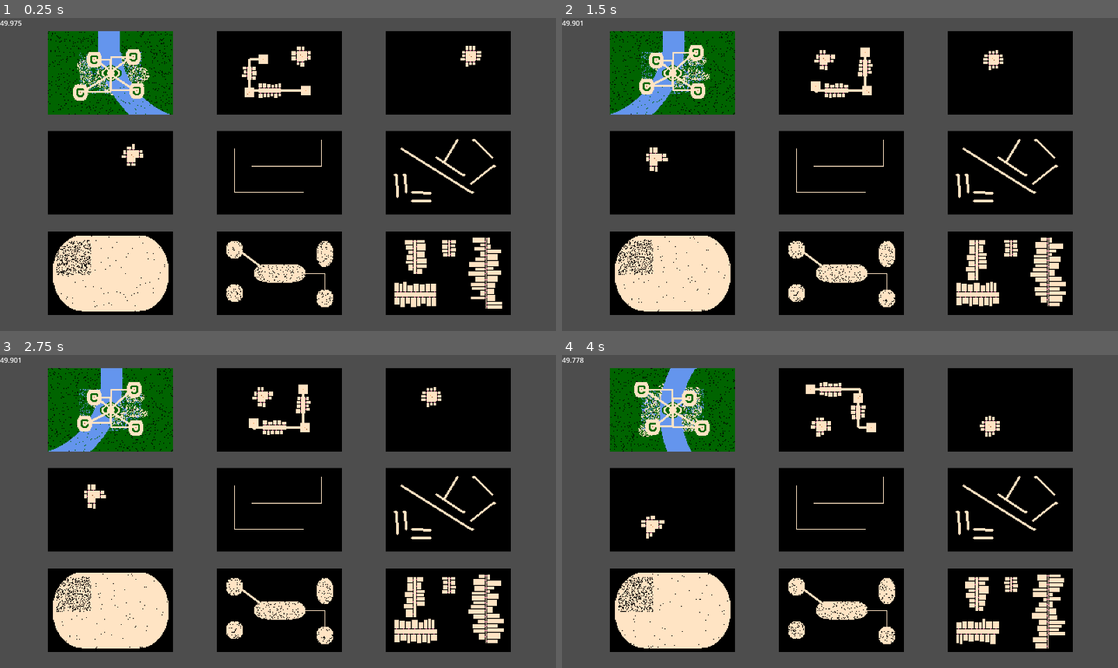
Above: before the commit, frames 1-4 (two rows, left to right).
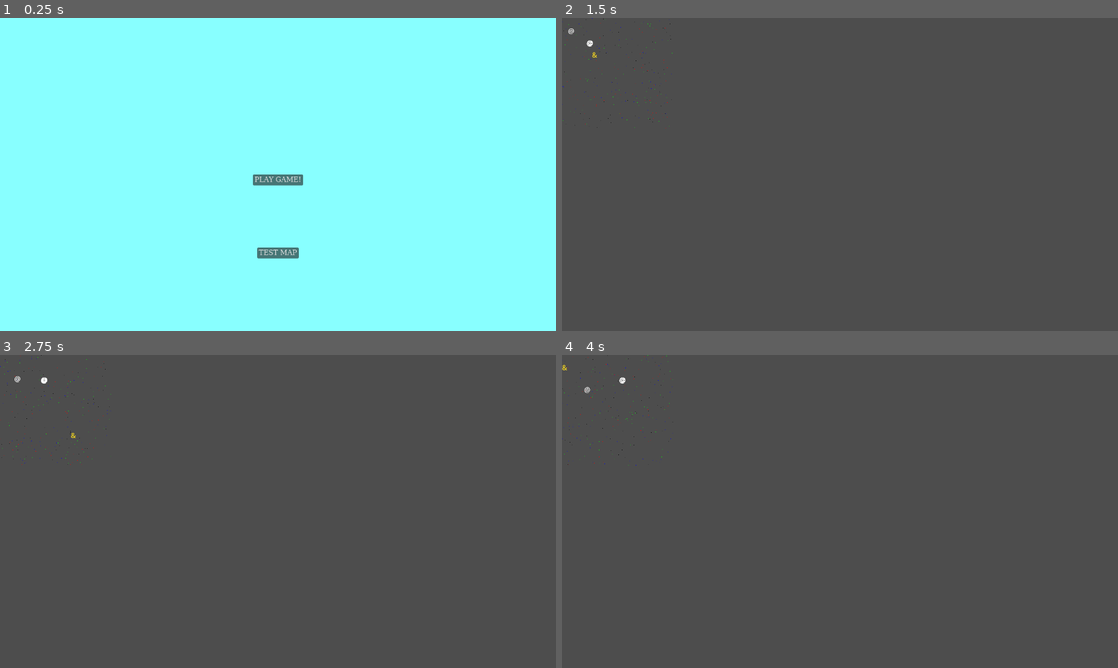
Above: after the commit, the same moments.

Repository: langel/ipsylial
Game: Godot game, scene res://scenes/main.tscn
Same seed, same stepped clock (60 frames per second), same inputs: the game is played once before the commit and once after it. Before the commit the project starts from res://scenes/9_level_dungeon_gen.tscn.
Inputs (mouse positions are in pixels of both pictures, inside the frame that each line leads up to):
- Up to frame 1 (0.25 s): no input
- Up to frame 2 (1.5 s): click (840, 180) at 0.5 s, where only the run after the commit has a clickable "PLAY GAME!"; move the mouse to (962, 158) at 1.27 s; hold D (move_right) from 1.28 s (still down); tap Space (space) at 1.35 s
- Up to frame 3 (2.75 s): tap Enter at 2 s; move the mouse to (166, 527) at 2.02 s; release D (move_right) at 2.03 s; hold S (move_down) from 2.03 s (still down); tap Mouse wheel up (zoom_in) at 2.1 s
- Up to frame 4 (4 s): move the mouse to (895, 442) at 2.77 s; release S (move_down) at 2.78 s; hold D (move_right) 2.78-3.53 s; tap Mouse wheel down (zoom_out) at 2.85 s; move the mouse to (812, 574) at 3.52 s; hold W (move_up) from 3.53 s (still down); tap Space (space) at 3.6 s

The runs differ from the first frame. In frame 1, 100% of the frame differs, in the area x 0-100%, y 0-100%; in frame 2, 54%; in frame 3, 54%; in frame 4, 54%.

Commit message:
baddy variety rogues

Diff:
--- a/project.godot
+++ b/project.godot
@@ -11,7 +11,7 @@
 [application]
 
 config/name="ipsylial"
-run/main_scene="res://scenes/9_level_dungeon_gen.tscn"
+run/main_scene="res://scenes/main.tscn"
 config/features=PackedStringArray("4.3", "GL Compatibility")
 boot_splash/bg_color=Color(0.0705882, 0.054902, 0.0823529, 1)
 boot_splash/image="res://assets/loblast logo.png"
--- a/scenes/game.gd
+++ b/scenes/game.gd
@@ -49,18 +49,21 @@
 	drawScore()
 
 func run_ai_turn():
-	await get_tree().create_timer(0.1).timeout
 	for baddy in GameState.baddies:
 		baddy.take_turn()
 		baddy.scene.position = (baddy.grid_position * GameState.TILE_SIZE)
 		baddy.scene.update_state()
-		await get_tree().create_timer(0.05).timeout
 	pass
-	await get_tree().create_timer(0.1).timeout
+	await get_tree().create_timer(0.01).timeout
 
 func drawScore():
 	var label = $CanvasLayer/Label
-	label.text = ("Player turn" if GameState.turn_active else "AI Turn") + "\nTurn: " + str(turn)
+	var game_status_scene = $CanvasLayer/GameStatus
+
+	game_status_scene.display_hp = GameState.hp
+	game_status_scene.display_turn = turn
+	game_status_scene.display_floor = 1
+	game_status_scene.update_labels()
 
 func spawn_baddies():
 	for baddy in GameState.baddies:
--- a/scenes/game.tscn
+++ b/scenes/game.tscn
@@ -1,9 +1,10 @@
-[gd_scene load_steps=7 format=3 uid="uid://bbbnpvmmdiwhf"]
+[gd_scene load_steps=8 format=3 uid="uid://bbbnpvmmdiwhf"]
 
 [ext_resource type="Script" path="res://scenes/game.gd" id="1_0ji46"]
 [ext_resource type="TileSet" uid="uid://daqf1ll8mj4xp" path="res://assets/tile_sets/terrain.tres" id="1_38m8k"]
 [ext_resource type="Texture2D" uid="uid://43wbdu46au5u" path="res://assets/textures/32rogues/monsters.png" id="3_cljvi"]
 [ext_resource type="Script" path="res://scripts/game_camera.gd" id="3_hgn73"]
+[ext_resource type="PackedScene" uid="uid://blr3ak5c1ahh3" path="res://scenes/packed_scenes/game_status.tscn" id="5_cv4yc"]
 
 [sub_resource type="AtlasTexture" id="AtlasTexture_kw4yt"]
 atlas = ExtResource("3_cljvi")
@@ -45,8 +46,13 @@
 
 [node name="CanvasLayer" type="CanvasLayer" parent="."]
 
-[node name="Label" type="Label" parent="CanvasLayer"]
-offset_left = 561.0
-offset_right = 640.0
-offset_bottom = 56.0
-text = "TEST"
+[node name="GameStatus" parent="CanvasLayer" instance=ExtResource("5_cv4yc")]
+anchors_preset = 5
+anchor_left = 0.5
+anchor_right = 0.5
+anchor_bottom = 0.0
+offset_left = -128.0
+offset_right = 128.0
+offset_bottom = 128.0
+grow_vertical = 1
+scale = Vector2(0.75, 0.75)
--- /dev/null
+++ b/scenes/packed_scenes/game_status.tscn
@@ -0,0 +1,51 @@
+[gd_scene load_steps=3 format=3 uid="uid://blr3ak5c1ahh3"]
+
+[ext_resource type="Script" path="res://scripts/game_status_scene.gd" id="1_buhps"]
+[ext_resource type="FontFile" uid="uid://be085hfgmhomb" path="res://assets/fonts/OpenSans-Regular.ttf" id="2_uve48"]
+
+[node name="GameStatus" type="Control"]
+layout_mode = 3
+anchors_preset = 15
+anchor_right = 1.0
+anchor_bottom = 1.0
+grow_horizontal = 2
+grow_vertical = 2
+script = ExtResource("1_buhps")
+
+[node name="ColorRect" type="ColorRect" parent="."]
+layout_mode = 1
+anchors_preset = 15
+anchor_right = 1.0
+anchor_bottom = 1.0
+grow_horizontal = 2
+grow_vertical = 2
+color = Color(0, 0, 0, 0.215686)
+
+[node name="VBoxContainer" type="VBoxContainer" parent="."]
+layout_mode = 1
+anchors_preset = 15
+anchor_right = 1.0
+anchor_bottom = 1.0
+grow_horizontal = 2
+grow_vertical = 2
+
+[node name="HpLabel" type="Label" parent="VBoxContainer"]
+layout_mode = 2
+theme_override_fonts/font = ExtResource("2_uve48")
+theme_override_font_sizes/font_size = 30
+text = "TEST"
+horizontal_alignment = 1
+
+[node name="TurnLabel" type="Label" parent="VBoxContainer"]
+layout_mode = 2
+theme_override_fonts/font = ExtResource("2_uve48")
+theme_override_font_sizes/font_size = 30
+text = "TEST"
+horizontal_alignment = 1
+
+[node name="FloorLabel" type="Label" parent="VBoxContainer"]
+layout_mode = 2
+theme_override_fonts/font = ExtResource("2_uve48")
+theme_override_font_sizes/font_size = 30
+text = "TEST"
+horizontal_alignment = 1
--- /dev/null
+++ b/scripts/baddies/barbarian.gd
@@ -0,0 +1,17 @@
+class_name Barbarian
+extends Baddy
+
+func _init(pos: Vector2, baddy_type: Baddy.BaddyType = Baddy.BaddyType.BARB):
+	super(pos, baddy_type)
+	self.num_variations = 6
+	self.variation_coords = [Vector2(0,3),Vector2(1,3),Vector2(2,3),Vector2(3,3),Vector2(4,3),Vector2(5,3)]
+	self.variation = self.num_variations%GameState.rng_next_int()
+
+# Called when the node enters the scene tree for the first time.
+func _ready() -> void:
+	pass # Replace with function body.
+
+
+# Called every frame. 'delta' is the elapsed time since the previous frame.
+func _process(delta: float) -> void:
+	pass
--- /dev/null
+++ b/scripts/baddies/farmer.gd
@@ -0,0 +1,18 @@
+class_name Farmer
+extends Baddy
+
+
+
+# Called when the node enters the scene tree for the first time.
+func _ready() -> void:
+	pass # Replace with function body.
+
+func _init(pos: Vector2, baddy_type: Baddy.BaddyType = Baddy.BaddyType.FARMER):
+	super(pos, baddy_type)
+	self.num_variations = 5
+	self.variation_coords = [Vector2(0,5),Vector2(1,5),Vector2(2,5),Vector2(3,5),Vector2(4,5)]
+	self.variation = self.num_variations%GameState.rng_next_int()
+
+# Called every frame. 'delta' is the elapsed time since the previous frame.
+func _process(delta: float) -> void:
+	pass
--- /dev/null
+++ b/scripts/baddies/knight.gd
@@ -0,0 +1,19 @@
+class_name Knight
+extends Baddy
+
+
+func _init(pos: Vector2, baddy_type: Baddy.BaddyType = Baddy.BaddyType.KNIGHT):
+	super(pos, baddy_type)
+	self.num_variations = 5
+	self.variation_coords = [Vector2(0,2),Vector2(1,2),Vector2(2,2),Vector2(3,2),Vector2(4,2)]
+	self.variation = self.num_variations%GameState.rng_next_int()
+
+
+# Called when the node enters the scene tree for the first time.
+func _ready() -> void:
+	pass # Replace with function body.
+
+
+# Called every frame. 'delta' is the elapsed time since the previous frame.
+func _process(delta: float) -> void:
+	pass
--- /dev/null
+++ b/scripts/baddies/rogue.gd
@@ -0,0 +1,18 @@
+class_name Rogue
+extends Baddy
+
+func _init(pos: Vector2, baddy_type: Baddy.BaddyType = Baddy.BaddyType.ROGUE):
+	super(pos, baddy_type)
+	self.num_variations = 5
+	self.variation_coords = [Vector2(0,0),Vector2(1,0),Vector2(2,0),Vector2(3,0),Vector2(4,0)]
+	self.variation = self.num_variations%GameState.rng_next_int()
+
+
+# Called when the node enters the scene tree for the first time.
+func _ready() -> void:
+	pass # Replace with function body.
+
+
+# Called every frame. 'delta' is the elapsed time since the previous frame.
+func _process(delta: float) -> void:
+	pass
--- /dev/null
+++ b/scripts/baddies/wizard.gd
@@ -0,0 +1,17 @@
+class_name Wizard
+extends Baddy
+
+func _init(pos: Vector2, baddy_type: Baddy.BaddyType = Baddy.BaddyType.MAGE):
+	super(pos, baddy_type)
+	self.num_variations = 5
+	self.variation_coords = [Vector2(0,4),Vector2(1,4),Vector2(2,4),Vector2(3,4),Vector2(4,4)]
+	self.variation = self.num_variations%GameState.rng_next_int()
+
+# Called when the node enters the scene tree for the first time.
+func _ready() -> void:
+	pass # Replace with function body.
+
+
+# Called every frame. 'delta' is the elapsed time since the previous frame.
+func _process(delta: float) -> void:
+	pass
--- a/scripts/baddy.gd
+++ b/scripts/baddy.gd
@@ -1,20 +1,27 @@
 class_name Baddy
 extends Control
 
-enum BaddyType { BLORX, FURD, DRAKE }
+enum BaddyType { ROGUE, KNIGHT, MAGE, BARB, FARMER }
 enum BaddyBehavior {CHILL, CONFIDENT, SEEKING, STARTLED}
 
-var baddy_type: BaddyType = BaddyType.BLORX
+var baddy_type: BaddyType = BaddyType.FARMER
 var grid_position: Vector2 = Vector2(0,0)
 var texture = null
+var scene = null
+
 var behavior = BaddyBehavior.CHILL
-var scene = null
 var aggression_area = 6
-const SPRITE_SHEET = preload("res://assets/textures/32rogues/animals.png")
-const FRAME_SIZE = Vector2(GameState.TILE_SIZE, GameState.TILE_SIZE)
 var behavior_change_freq = 2
 var behavior_turns = 0
-func _init(pos: Vector2i, baddy_type: BaddyType = BaddyType.BLORX):
+var num_variations = 1
+var variation = 0
+
+var variation_coords: Array[Vector2] = [Vector2(0,0)]
+
+const SPRITE_SHEET = preload("res://assets/textures/32rogues/rogues.png")
+const FRAME_SIZE = Vector2(GameState.TILE_SIZE, GameState.TILE_SIZE)
+
+func _init(pos: Vector2i, baddy_type: BaddyType = BaddyType.FARMER):
 	grid_position = pos
 	position= pos
 	self.baddy_type = baddy_type
@@ -26,7 +33,7 @@
 func get_texture_for_type(baddy_type: BaddyType) -> AtlasTexture:
 	var texture = AtlasTexture.new()
 	texture.atlas = SPRITE_SHEET
-	texture.region = get_region_for_type(baddy_type)
+	texture.region = get_region_for_type()
 	return texture
 
 func any_items():
@@ -98,16 +105,6 @@
 		return path[1]-grid_position
 	return Vector2(0,0)
 
-func get_region_for_type(baddy_type: BaddyType) -> Rect2:
-	match baddy_type:
-		BaddyType.BLORX:
-			return Rect2(0, 0, FRAME_SIZE.x, FRAME_SIZE.y)
-		BaddyType.FURD:
-			return Rect2(32, 0, FRAME_SIZE.x, FRAME_SIZE.y)  # Next frame in the sheet
-		BaddyType.DRAKE:
-			return Rect2(64, 0, FRAME_SIZE.x, FRAME_SIZE.y)  # Adjust based on your sprite sheet layout
-	return Rect2(32, 0, FRAME_SIZE.x, FRAME_SIZE.y)
-
-func get_random_baddy_type() -> BaddyType:
-	var enum_values = BaddyType.values()  # Get an array of all enum values
-	return enum_values[GameState.rng_next_int() % enum_values.size()]
+func get_region_for_type() -> Rect2:
+	var coords = variation_coords[variation%variation_coords.size()]
+	return Rect2(FRAME_SIZE.x*coords.x, FRAME_SIZE.y*coords.y, FRAME_SIZE.x, FRAME_SIZE.y)
--- /dev/null
+++ b/scripts/baddy_factory.gd
@@ -0,0 +1,27 @@
+class_name BaddyFactory
+
+
+# Called when the node enters the scene tree for the first time.
+func _ready() -> void:
+	pass # Replace with function body.
+
+func new_baddy(type: Baddy.BaddyType) -> Baddy:
+	var baddy = Farmer.new(Vector2(0,0))
+	match type:
+		Baddy.BaddyType.ROGUE:
+			return Rogue.new(Vector2(0,0), Baddy.BaddyType.ROGUE)
+		Baddy.BaddyType.KNIGHT:
+			return Knight.new(Vector2(0,0), Baddy.BaddyType.KNIGHT)
+		Baddy.BaddyType.MAGE:
+			return Wizard.new(Vector2(0,0), Baddy.BaddyType.MAGE)
+		Baddy.BaddyType.BARB:
+			return Barbarian.new(Vector2(0,0), Baddy.BaddyType.BARB)
+	return baddy
+
+# Called every frame. 'delta' is the elapsed time since the previous frame.
+func _process(delta: float) -> void:
+	pass
+
+func get_random_baddy_type() -> Baddy.BaddyType:
+	var enum_values = Baddy.BaddyType.values()
+	return enum_values[GameState.rng_next_int() % enum_values.size()]
--- a/scripts/game_state.gd
+++ b/scripts/game_state.gd
@@ -28,10 +28,12 @@
 
 func new_baddies():
 	var baddies: Array[Baddy] = []
+	var baddy_factory = BaddyFactory.new()
 	var num_baddies = 5 + rng_next_int()%10
 	for i in range(0,num_baddies):
-		baddies.append(Baddy.new(Vector2(rng_next_int()%map.width,rng_next_int()%map.height)))
-		baddies[i].baddy_type = baddies[i].get_random_baddy_type()
+		var baddy: Baddy = baddy_factory.new_baddy(baddy_factory.get_random_baddy_type())
+		baddy.grid_position = Vector2(rng_next_int()%map.width,rng_next_int()%map.height)
+		baddies.append(baddy)
 	return baddies
 
 func rng_next_int() -> int:
@@ -50,6 +52,8 @@
 	if new_pos.x < 0 or new_pos.x >= map.width or new_pos.y < 0 or new_pos.y >= map.height:
 		return
 	if map.tiles[new_pos.x][new_pos.y].type != Tile.TileType.FLOOR:
+		return
+	if !player_can_move_here(new_pos):
 		return
 
 	player_position = new_pos
@@ -73,7 +77,7 @@
 
 # pathfinding
 func baddy_can_move_here(baddy_pos):
-	if baddy_pos.x >= map.width or baddy_pos.y >= map.height:
+	if baddy_pos.x >= map.width or baddy_pos.y >= map.height or baddy_pos.x < 0 or baddy_pos.y < 0:
 		return false
 	if not map.tiles[baddy_pos.x][baddy_pos.y].traversable:
 		return false
--- /dev/null
+++ b/scripts/game_status_scene.gd
@@ -0,0 +1,23 @@
+extends Node
+
+var display_hp = 15
+var display_turn = 1
+var display_floor = 1
+
+# Called when the node enters the scene tree for the first time.
+func _ready() -> void:
+	update_labels()
+	pass # Replace with function body.
+
+func update_labels() -> void:
+	var hp_label = $VBoxContainer/HpLabel
+	var floor_label = $VBoxContainer/FloorLabel
+	var turn_label = $VBoxContainer/TurnLabel
+	hp_label.text = "Health: " + str(display_hp)
+	floor_label.text = "Floor: " + str(display_floor)
+	turn_label.text = "Turn: " + str(display_turn)
+	pass
+
+# Called every frame. 'delta' is the elapsed time since the previous frame.
+func _process(delta: float) -> void:
+	pass
